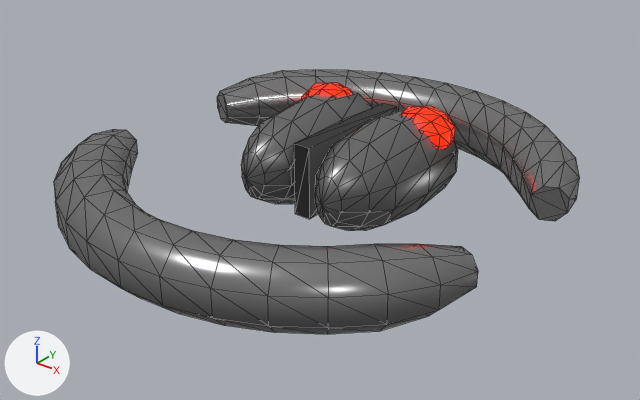
The glTF model public/models/enemies/newsh2-229-f5.glb as it was, and as the next commit left it.
One viewpoint serves both versions: a 50 mm camera at (1.644, -1.962, 1.145) aimed at (0.09, -0.02, -0.059). The lights are fixed; the arrows at lower left show +X, +Y and +Z. The picture after the commit comes second. Mesh edges are drawn as thin lines. Vertices at exactly the same position are counted once.

The first picture shows 'newsh2-229-f5'.
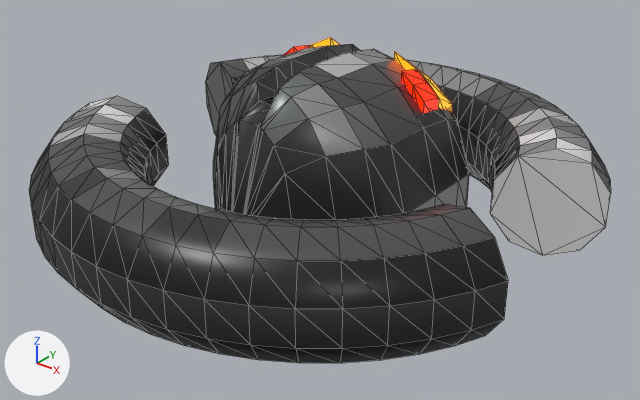
Patch to the scene script:
```diff
--- a/public/models/enemies/newsh2-229-f5.glb.py
+++ b/public/models/enemies/newsh2-229-f5.glb.py
@@ mat_pal_10_newsh2_229 @@
 mat_pal_10_newsh2_229.base_color = (0.27, 0.27, 0.27)  # grey #8e8e8e
-mat_pal_10_newsh2_229.metallic = 0.75
+mat_pal_10_newsh2_229.metallic = 0.2
 mat_pal_10_newsh2_229.roughness = 0.25
@@ mat_pal_4_newsh2_229 @@
 mat_pal_4_newsh2_229.metallic = 0.4
+mat_pal_4_newsh2_229.roughness = 0.35
@@ me_newsh2_229_f5 @@
-me_newsh2_229_f5.from_pydata(...)  # 500 vertices, 972 faces; spans x -0.67..0.76, y -0.77..0.85, z -0.16..0.18
+me_newsh2_229_f5.from_pydata(...)  # 634 vertices, 1256 faces; spans x -0.78..0.86, y -0.83..0.92, z -0.17..0.38
+# me_newsh2_229_f5 part 1: the loose piece of 120 vertices spanning x -0.67..0.76, y 0.26..0.85, z -0.1..0.1 is rebuilt with 210 vertices and now spans x -0.78..0.86, y 0.22..0.92, z -0.17..0.17
+# me_newsh2_229_f5 part 2: the loose piece of 120 vertices spanning x -0.67..0.76, y -0.77..-0.18, z -0.1..0.1 is rebuilt with 210 vertices and now spans x -0.78..0.86, y -0.83..-0.13, z -0.17..0.17
+# me_newsh2_229_f5 part 3: a new loose piece of 20 vertices spanning x -0.25..-0.08, y 0.17..0.33, z 0.13..0.37
+# me_newsh2_229_f5 part 4: a new loose piece of 20 vertices spanning x 0.17..0.33, y 0.17..0.33, z 0.13..0.37
+# me_newsh2_229_f5 part 5: the loose piece of 52 vertices spanning x -0.25..-0.05, y 0.24..0.43, z 0.02..0.18 is deleted
+# me_newsh2_229_f5 part 6: the loose piece of 52 vertices spanning x 0.13..0.34, y 0.24..0.43, z 0.02..0.18 is deleted
+# me_newsh2_229_f5 part 7: 155 vertices removed from x -0.26..0.34, y -0.14..0.45, z -0.16..0.16; 173 vertices added at x -0.33..0.42, y -0.33..0.42, z -0.12..0.38
 me_newsh2_229_f5.materials.append(mat_pal_10_newsh2_229)
-me_newsh2_229_f5.materials.append(mat_pal_9_newsh2_229)  # grey #797979
 me_newsh2_229_f5.materials.append(mat_pal_119_newsh2_229)
 me_newsh2_229_f5.materials.append(mat_pal_4_newsh2_229)
+me_newsh2_229_f5.materials.append(mat_pal_121_newsh2_229)  # orange #e7610c, glowing orange #ff6c0f
+me_newsh2_229_f5.materials.append(mat_pal_2_newsh2_229)  # black #181818
+me_newsh2_229_f5.materials.append(mat_pal_6_newsh2_229)  # dark grey #515151
+me_newsh2_229_f5.materials.append(mat_pal_8_newsh2_229)  # dark grey #696d69
+me_newsh2_229_f5.materials.append(mat_pal_12_newsh2_229)  # grey #bababa
+me_newsh2_229_f5.materials.append(mat_pal_14_newsh2_229)  # white #e7e7e7
```

Changed parts and their boxes [x1, y1, x2, y2] in the pictures (640 x 400 px; the box of a moved part takes in the faces that stretch with it):
'newsh2-229-f5', surface changed, reshaped (11% wider, 23% taller)
    before: [54, 70, 580, 334]
    after: [29, 38, 611, 363]
part 1 of me_newsh2_229_f5, rebuilt (12% wider, 33% taller)
    before: [217, 70, 580, 221]
    after: [206, 55, 611, 256]
part 2 of me_newsh2_229_f5, rebuilt (13% wider, 30% taller)
    before: [54, 129, 478, 334]
    after: [29, 96, 508, 363]
part 3 of me_newsh2_229_f5, added (mostly hidden)
    after: [283, 38, 340, 56]
part 4 of me_newsh2_229_f5, added
    after: [394, 51, 452, 113]
part 5 of me_newsh2_229_f5, deleted (red)
    before: [301, 83, 352, 100]
part 6 of me_newsh2_229_f5, deleted (red)
    before: [402, 106, 455, 148]
part 7 of me_newsh2_229_f5, moved or reshaped
    before: [241, 92, 458, 231]
    after: [213, 44, 469, 220]
